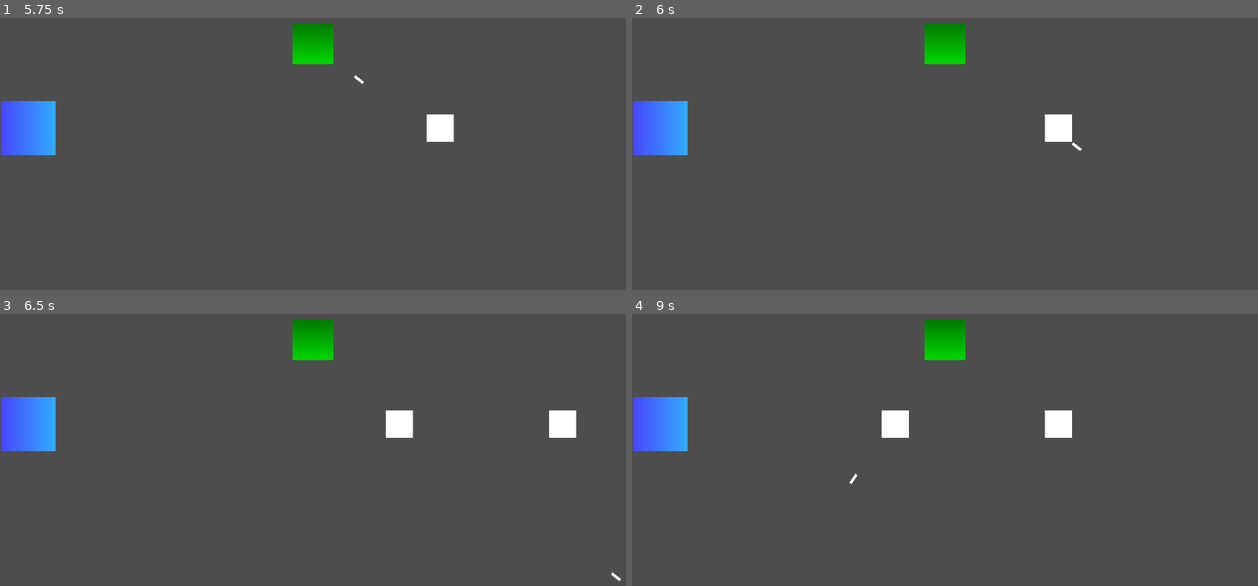
Above: before the commit, frames 1-4 (two rows, left to right).
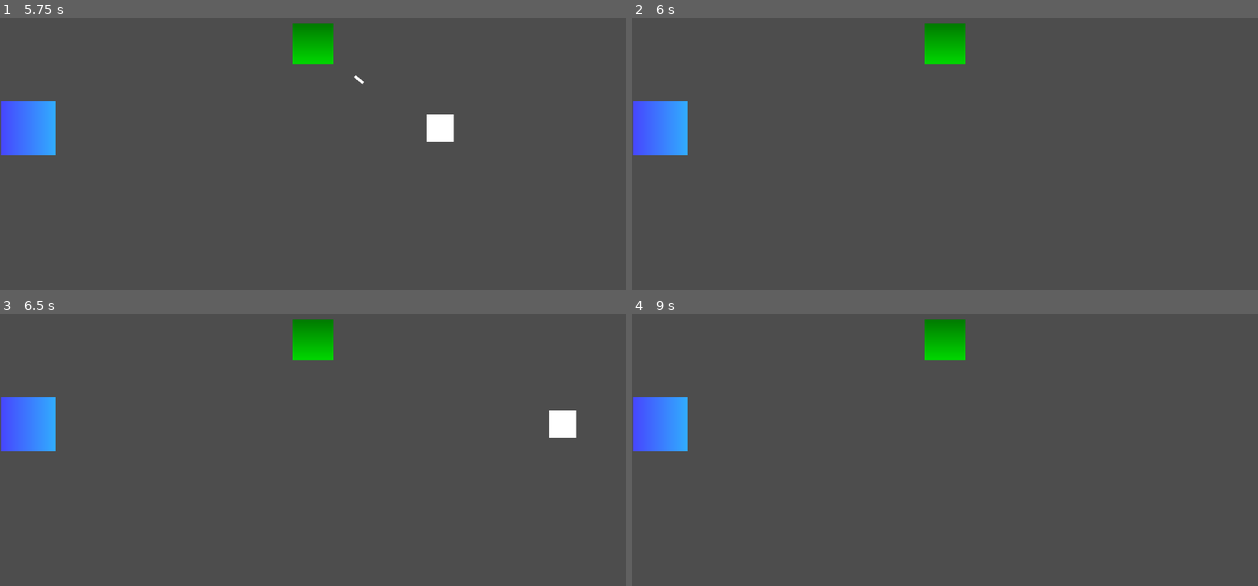
Above: after the commit, the same moments.

Repository: ArrowTheFighter/JamSnapNatureTutorial
Game: Godot game, scene res://Scenes/main.tscn
Same seed, same stepped clock (60 frames per second), same inputs: the game is played once before the commit and once after it.
Inputs:
- Up to frame 1 (5.75 s): tap Enter at 0.5, 2 s; tap Space at 1.25, 2.75 s
- Up to frame 2 (6 s): no input
- Up to frame 3 (6.5 s): no input
- Up to frame 4 (9 s): no input

Frame 1 is identical in both runs. In frame 2, 0.5% of the frame differs, in the area x 65-72%, y 35-49%; in frame 3, 0.5%; in frame 4, 0.9%, in the area x 34-71%, y 35-63%.

Commit message:
Added enemy to the enemy group

Diff:
--- a/Scenes/enemy.tscn
+++ b/Scenes/enemy.tscn
@@ -8,7 +8,7 @@
 [sub_resource type="RectangleShape2D" id="RectangleShape2D_ymu71"]
 size = Vector2(50, 50)
 
-[node name="Enemy" type="Node2D"]
+[node name="Enemy" type="Node2D" groups=["Enemy"]]
 script = ExtResource("1_flewx")
 speed = 100.0
 
